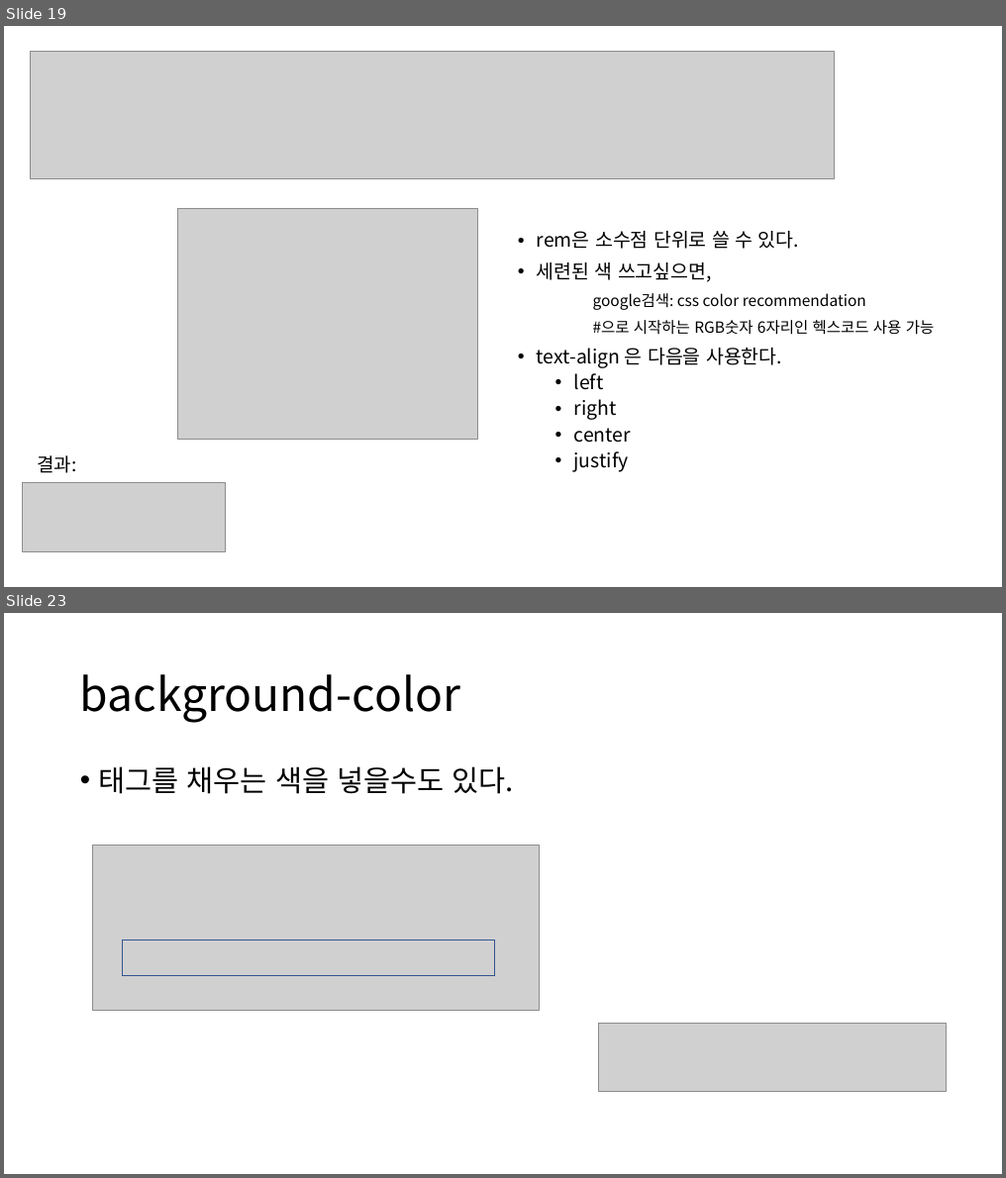
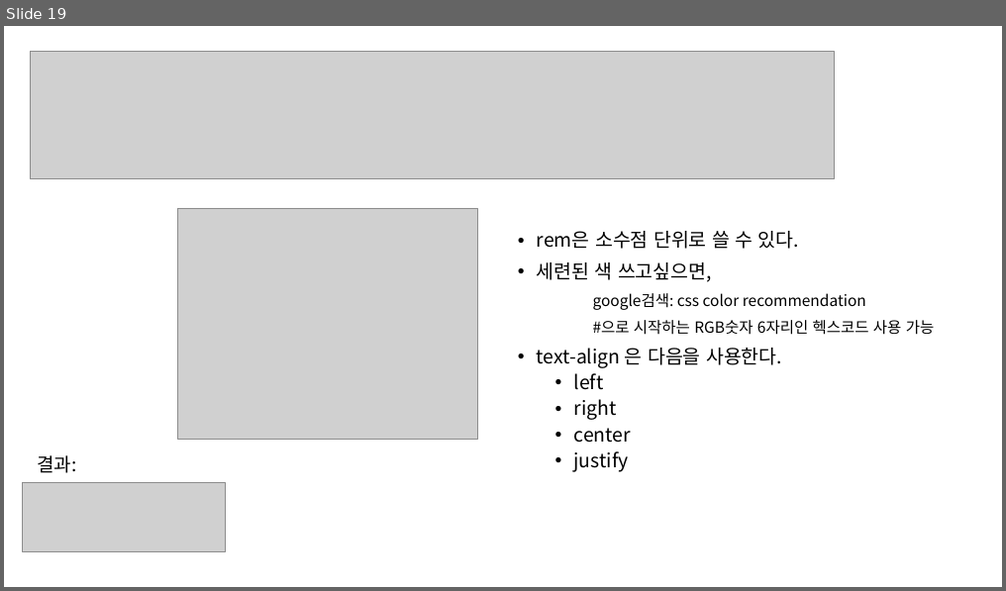
Before and after one commit to GNUCSAssistants/2021webprogramming, a slide deck: 수업/3. HTML (2), CSS(1)/PPT/3. HTML (2), CSS(1).pptx. Shown one above the other, each under a label of ours: slides 19 and 23 before the commit, slide 19 after it; the slides between them are not shown. The pictures are 1006x1178 and 1006x591 pixels, drawn with LibreOffice and Linux fonts; fonts in the diff are those of the drawing; grey boxes stand for pictures. Boxes give left, top, right and bottom in pixels: in the first picture for what was removed or moved away, otherwise in the second. Text is boxed around its words. In the diff, an @@ line names an element or a change of style, - is before the commit and + after.

```diff
--- a/수업/3. HTML (2), CSS(1)/PPT/3. HTML (2), CSS(1).pptx
+++ b/수업/3. HTML (2), CSS(1)/PPT/3. HTML (2), CSS(1).pptx
@@ slide 23 removed at (4, 613, 1002, 1174), background #FFFFFF @@
@@ title removed at (80, 674, 460, 723) @@
-background-color
@@ text removed at (99, 766, 514, 794) @@
-• 태그를 채우는 색을 넣을수도 있다.
@@ picture removed at (92, 846, 539, 1011) @@
@@ rectangle removed at (123, 941, 495, 976) @@
@@ picture removed at (599, 1023, 946, 1091) @@
```
Also in this commit, not shown: 3 other slides removed, 6 other files.
